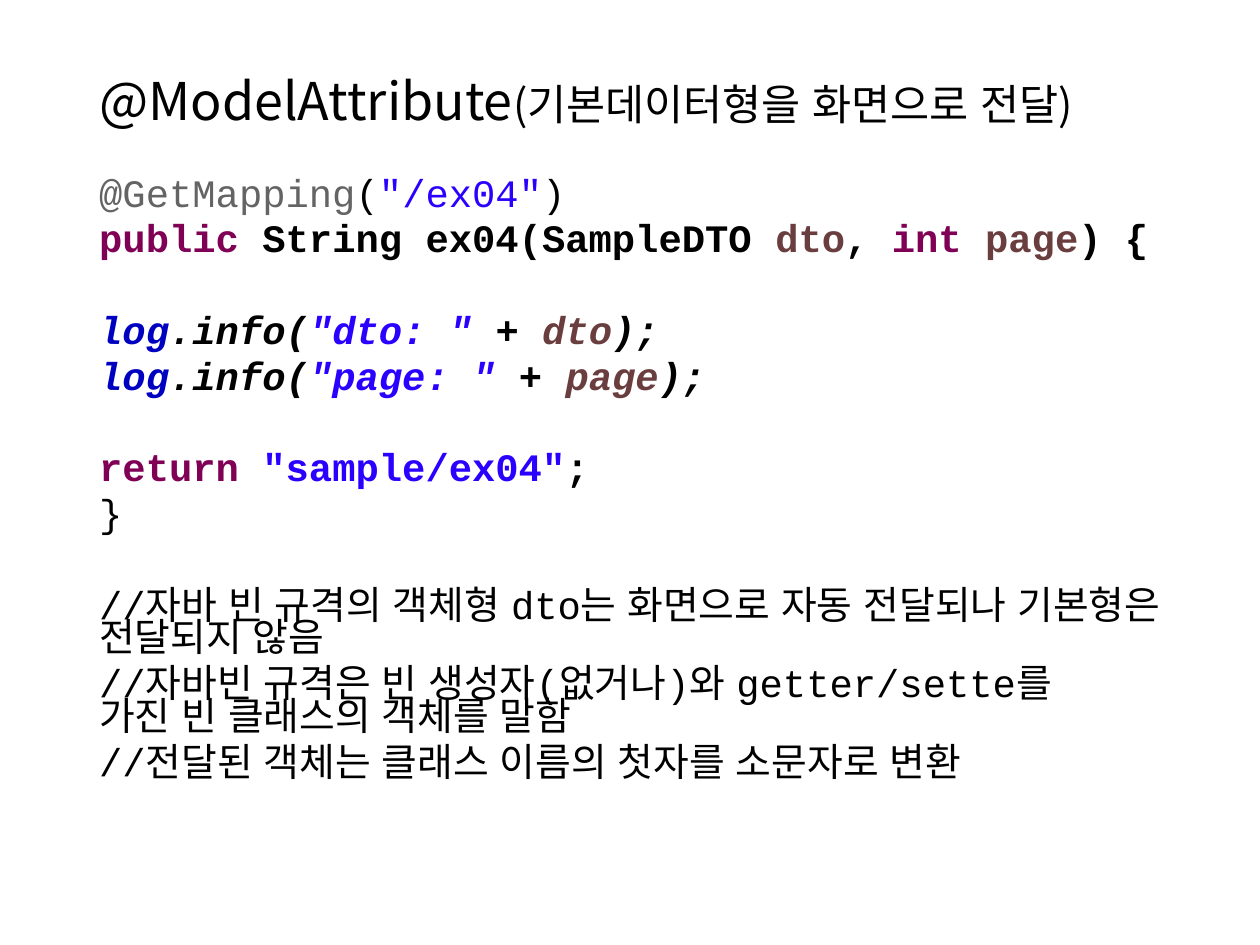
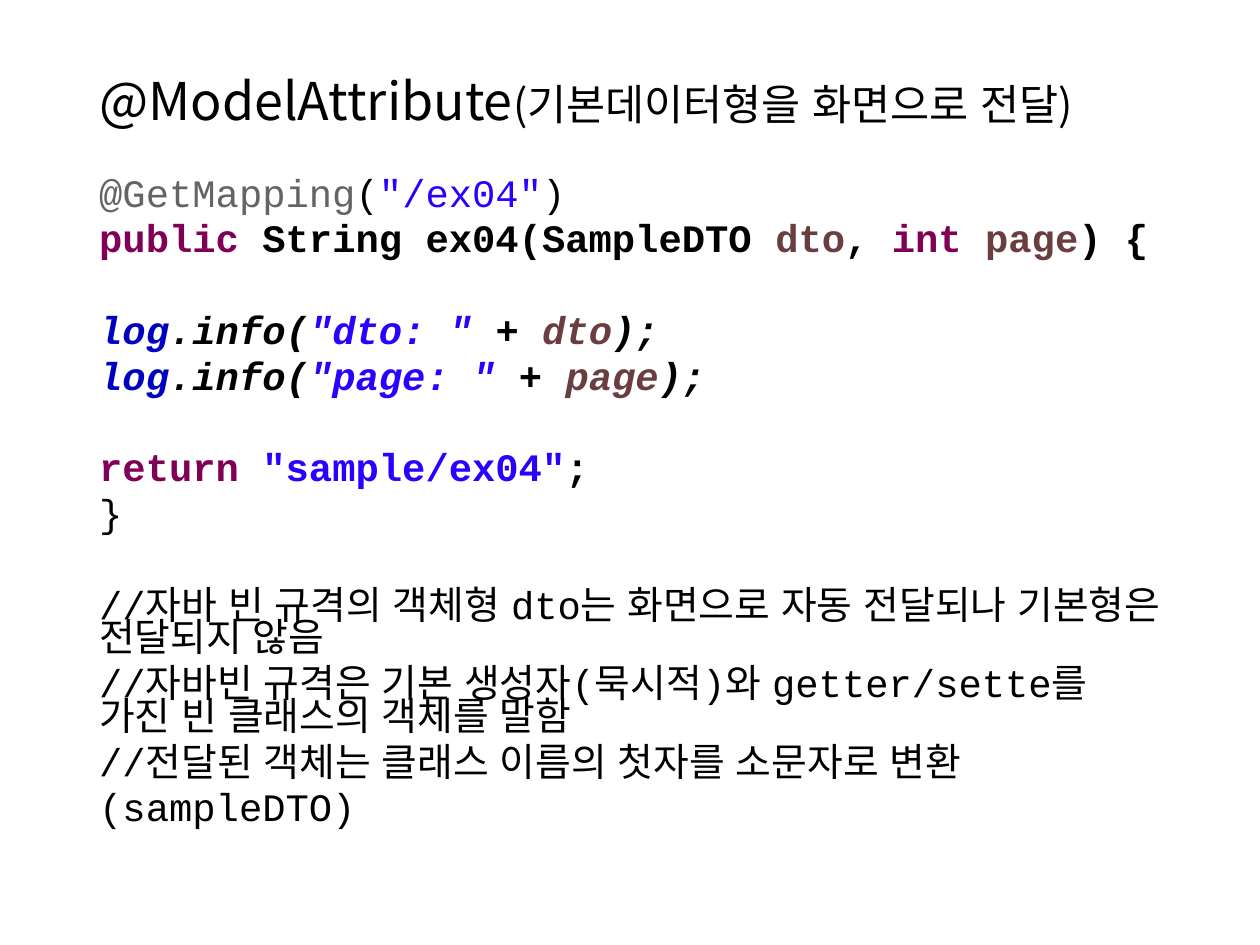
Before and after one commit to itrecipe/Web_Study_ez, a slide deck: slide 25 of spring - 학습자료/PART2.pptx. Drawn at 1260x945 pixels with LibreOffice and Linux fonts; fonts in the diff are those of the drawing. Boxes give left, top, right and bottom in pixels: in the first picture for what was removed or moved away, otherwise in the second. Text is boxed around its words. In the diff, an @@ line names an element or a change of style, - is before the commit and + after.

```diff
--- a/spring - 학습자료/PART2.pptx
+++ b/spring - 학습자료/PART2.pptx
@@ text at box(99, 665, 1088, 733): text changed @@
-//자바빈 규격은 빈 생성자(없거나)와 getter/sette를
-가진 빈 클래스의 객체를 말함
+//자바빈 규격은 기본 생성자(묵시적)와 getter/sette를
+가진 빈 클래스의 객체를 말함
@@ text at box(99, 794, 355, 829): paragraph added @@
+(sampleDTO)
```
Also in this commit, not shown: 5 other slides changed.
